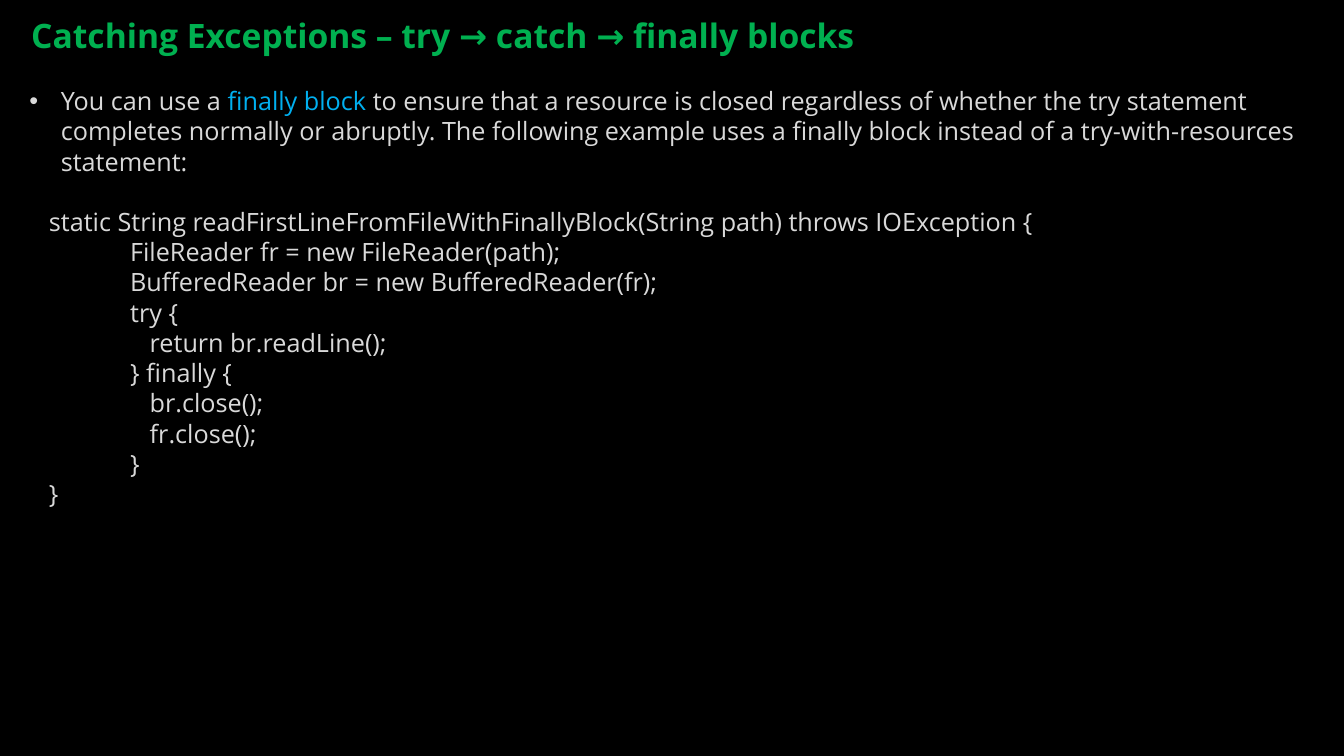
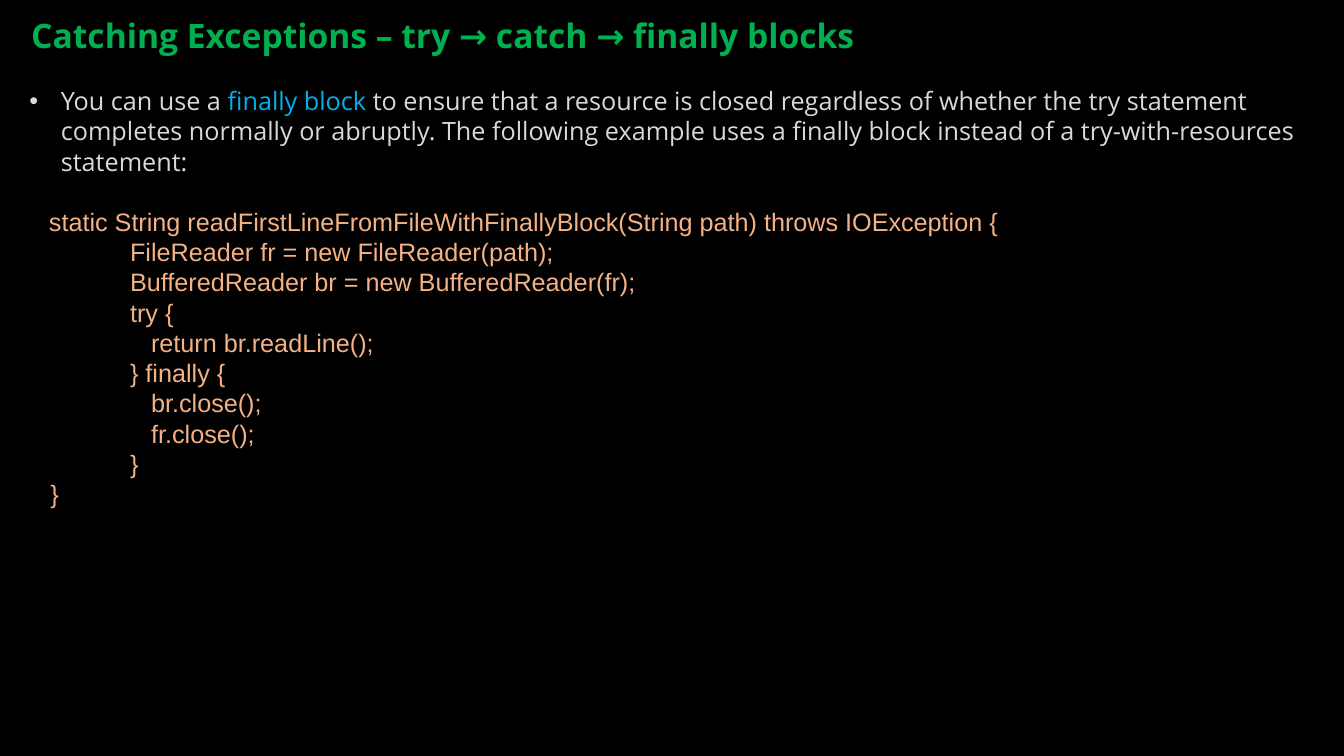
Before and after one commit to ckiefriter1/PT-BESD, a slide deck: slide 18 of Week5/BESD Week 5.pptx (slide 19 before the commit). Drawn at 1344x756 pixels with LibreOffice and Linux fonts; fonts in the diff are those of the drawing. Boxes give left, top, right and bottom in pixels: in the first picture for what was removed or moved away, otherwise in the second. Text is boxed around its words. In the diff, an @@ line names an element or a change of style, - is before the commit and + after.

```diff
--- a/Week5/BESD Week 5.pptx
+++ b/Week5/BESD Week 5.pptx
@@ text at (49,212,982,448): font Open Sans to Arial, text colour #D9D9D9 to #F4B183 in "static String readFirstLineFromFileWithFinallyBlock(String p ...", "FileReader fr = new FileReader(path);", "BufferedReader br = new BufferedReader(fr);", "try {" and 6 more places @@
```
Also in this commit, not shown: 6 other slides changed, 2 slides removed, 2 other files.
